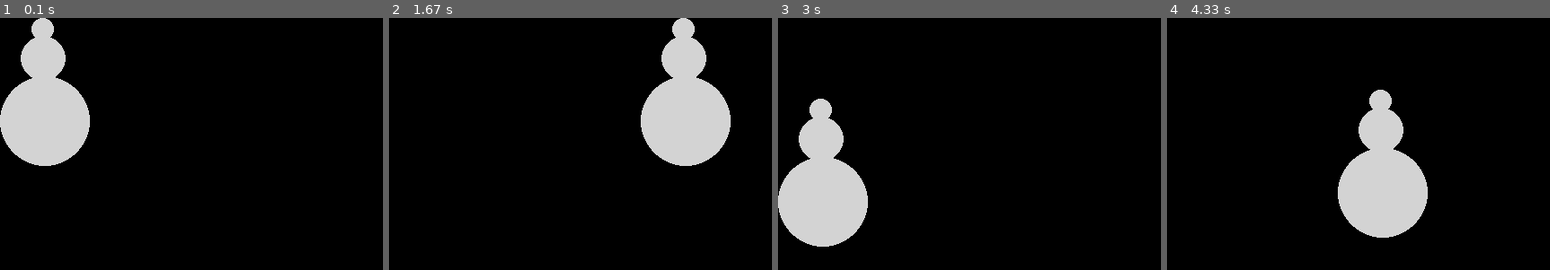
Above: before the commit, frames 1-4 (left to right).
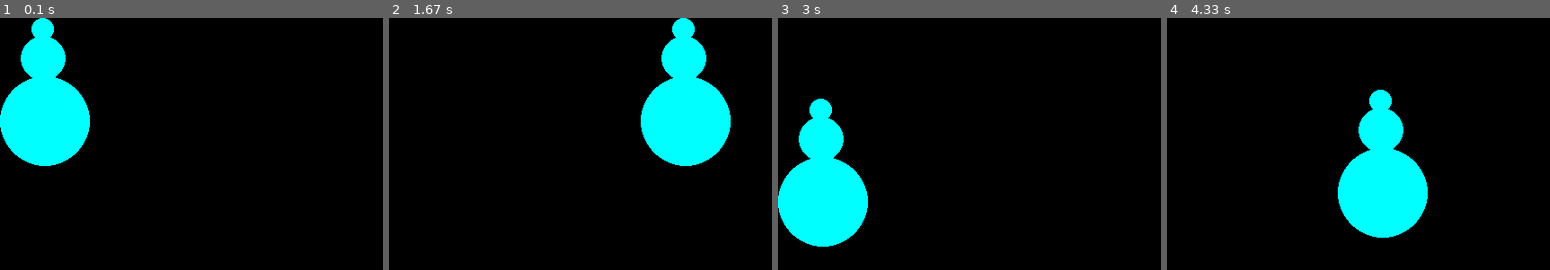
Above: after the commit, the same moments.

Repository: saegl5/myprojects
Game: pygame game, started from Codes/pygame-interaction-part-2.py
The game is run twice, just before and just after one commit, with the same random seed, the same clock (stepped at 60 frames per second) and the same inputs.
Inputs:
- Up to frame 1 (0.1 s): no input
- Up to frame 2 (1.67 s): hold Right 0.33-0.8 s; hold Up 0.83-1.13 s; hold Right 1.17-1.63 s
- Up to frame 3 (3 s): hold Left 1.67-2.2 s; hold Down 2.23-2.53 s; hold Left 2.57-2.97 s
- Up to frame 4 (4.33 s): hold Up 3-3.37 s; hold Right 3.4-4.03 s; hold Down from 4.07 s (still down)

The runs differ from the first frame. In frame 1, 8.4% of the frame differs, in the area x 0-24%, y 0-59%; in frame 2, 8.4%; in frame 3, 8.4%; in frame 4, 8.4%.

Commit message:
changed color

Diff:
--- a/Codes/pygame-interaction-part-2.py
+++ b/Codes/pygame-interaction-part-2.py
@@ -1,7 +1,7 @@
 import pygame # import the Pygame library of functions
 pygame.init() # initialize the game engine
 
-LIGHTGRAY = (211, 211, 211) # example
+CYAN = pygame.Color("cyan") # example, alternative style
 # (Red, Green, Blue) = (0-255, 0-255, 0-255)
 # 0-255 is amount of color
 # the amount of color is additive
@@ -23,11 +23,11 @@
 # --- Functions
 def draw_snowman(screen, x_offset, y_offset):
     # Draw a circle for the head
-    pygame.draw.ellipse(screen, LIGHTGRAY, [35+x_offset, 0+y_offset, 25, 25])
+    pygame.draw.ellipse(screen, CYAN, [35+x_offset, 0+y_offset, 25, 25])
     # Draw the middle snowman circle
-    pygame.draw.ellipse(screen, LIGHTGRAY, [23+x_offset, 20+y_offset, 50, 50])
+    pygame.draw.ellipse(screen, CYAN, [23+x_offset, 20+y_offset, 50, 50])
     # Draw the bottom snowman circle
-    pygame.draw.ellipse(screen, LIGHTGRAY, [0+x_offset, 65+y_offset, 100, 100])
+    pygame.draw.ellipse(screen, CYAN, [0+x_offset, 65+y_offset, 100, 100])
 # -------------
 
 while not done: # meaning WHILE True, loop keeps window open
